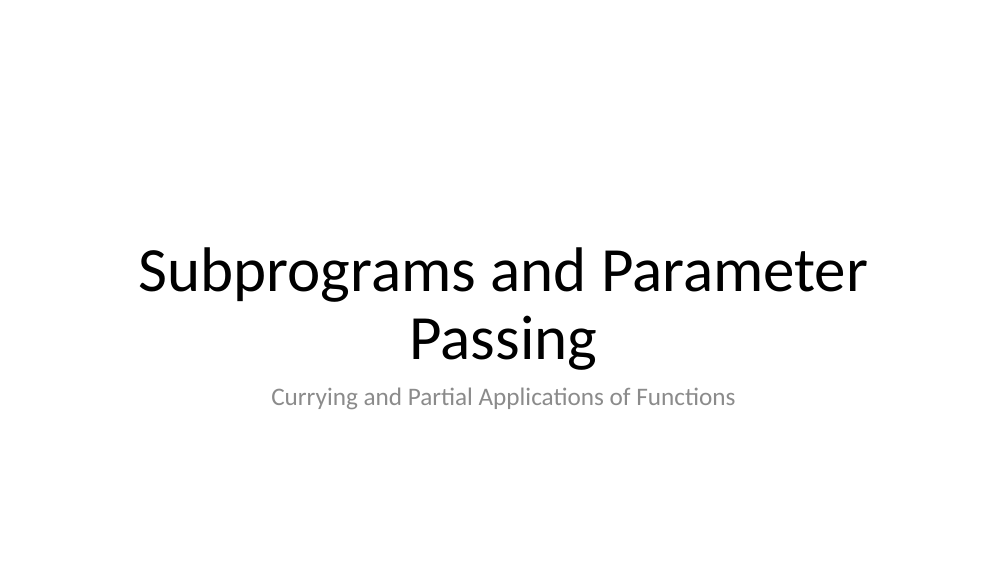
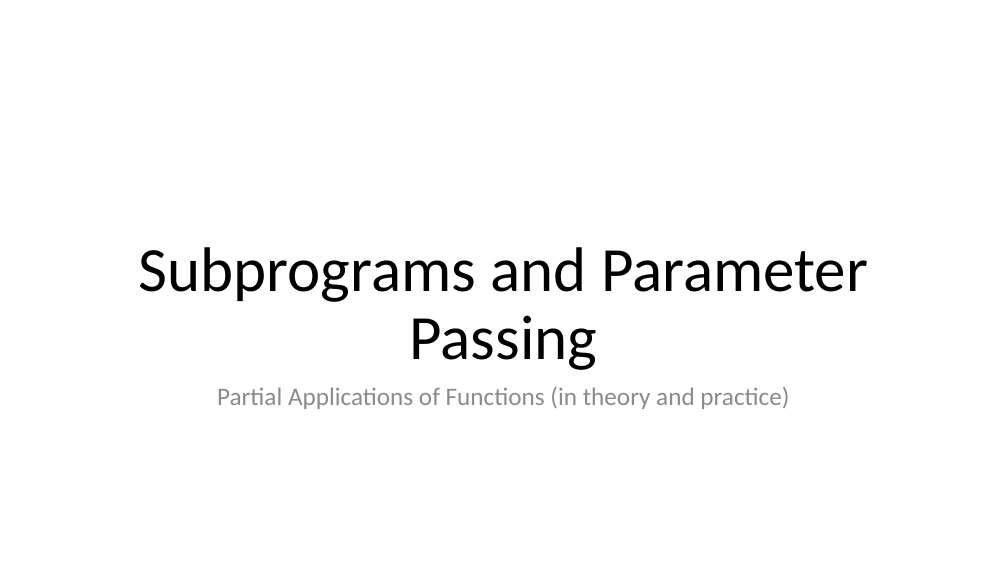
Before and after one commit to LouisJenkinsCS/LLVM-JVM, a slide deck: slide 16 of OPL_Final_Project_Presentation.pptx (slide 17 before the commit). Drawn at 1008x567 pixels with LibreOffice and Linux fonts; fonts in the diff are those of the drawing. Boxes give left, top, right and bottom in pixels: in the first picture for what was removed or moved away, otherwise in the second. Text is boxed around its words. In the diff, an @@ line names an element or a change of style, - is before the commit and + after.

```diff
--- a/OPL_Final_Project_Presentation.pptx
+++ b/OPL_Final_Project_Presentation.pptx
@@ text at box(217, 387, 789, 409): text changed @@
-Currying and Partial Applications of Functions
+Partial Applications of Functions (in theory and practice)
```
Also in this commit, not shown: 9 other slides changed, 1 slide added, 2 slides removed.
